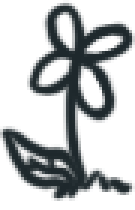
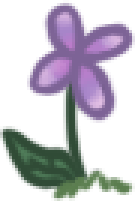
The second 135 × 210 image is a revision of the first. Changes to its layers:
renamed "Grass" to "Flower", painted on it over (0, 0, 135, 201)
removed layer "Stem" over (0, 63, 90, 195)
removed layer "Flower" over (27, 0, 135, 123)
removed layer "Background" over (0, 0, 135, 201)
